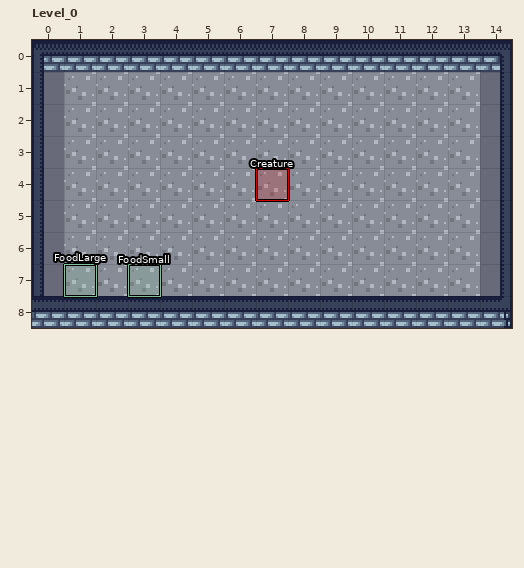
LDtk project -- media/maps/world_0.ldtk. Above, as it was before the edit.
Cells are 16x16 px. Shown: Level_0 x 0..14, y 0..8.
And afterwards:
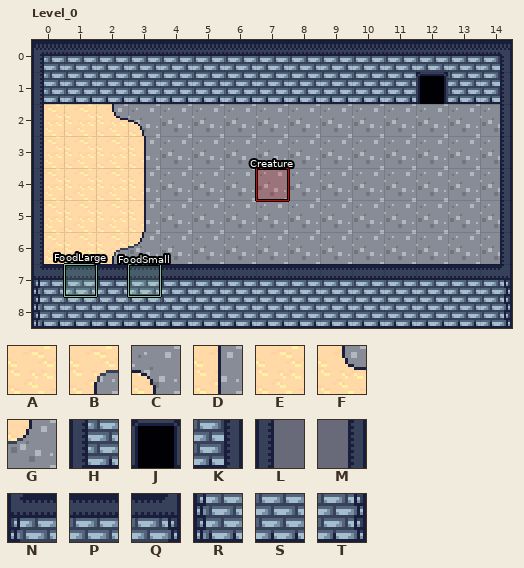
Key: from "Ground": A 4 "Grass"; from "Tileset_sand_stone": B 0, C 5, D 6, E 10, F 12, G 17; from "Wall_tiles": H 3, J 4, K 5, L 6, M 8, N 9, P 10, Q 11, R 12, S 13, T 14.
_ is an empty cell.
Tiles of an added or newly shown layer are drawn over the layers below it.
Commit: Update world_0.ldtk Made the room look nicer
Edits made:
Layer "Ground":
y 2..6: x 0 _ -> A; x 14 _ -> A
Layer "Tiles" (added):
y 2: x 0..3 ____ -> EEFC
y 3..5: x 0..3 ____ -> EEED
y 6: x 0..3 ____ -> EEBG
Layer "Walls":
y 1: x 0..14 L_____________M -> HSSSSSSSSSSSJSK
y 7: x 0..14 L_____________M -> NPPPPPPPPPPPPPQ
y 8: x 0..14 PPPPPPPPPPPPPPQ -> RSSSSSSSSSSSSST
